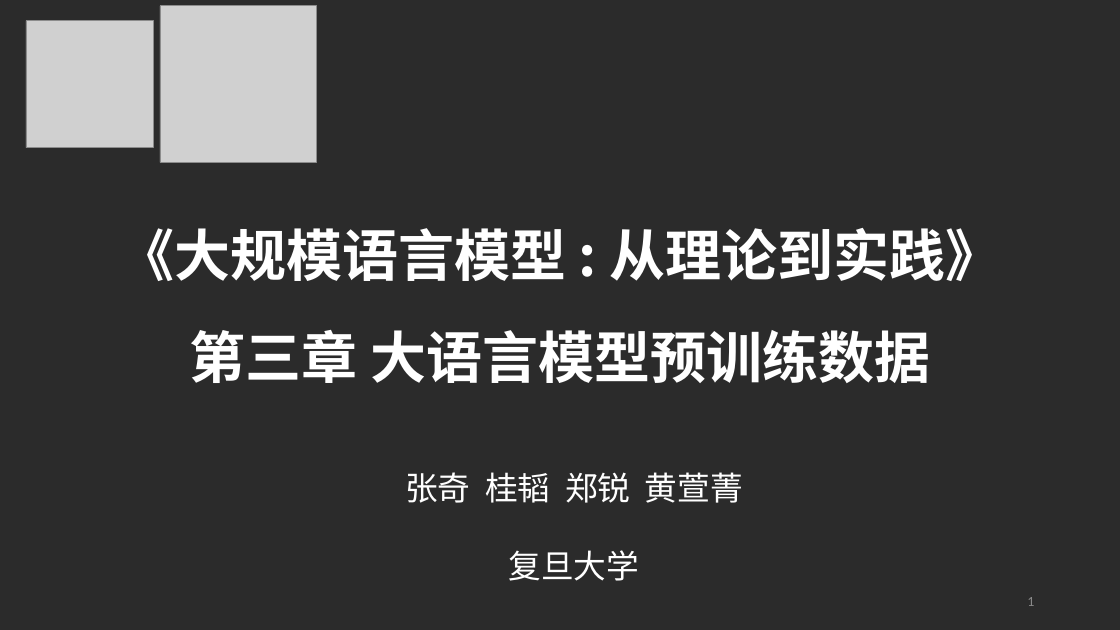
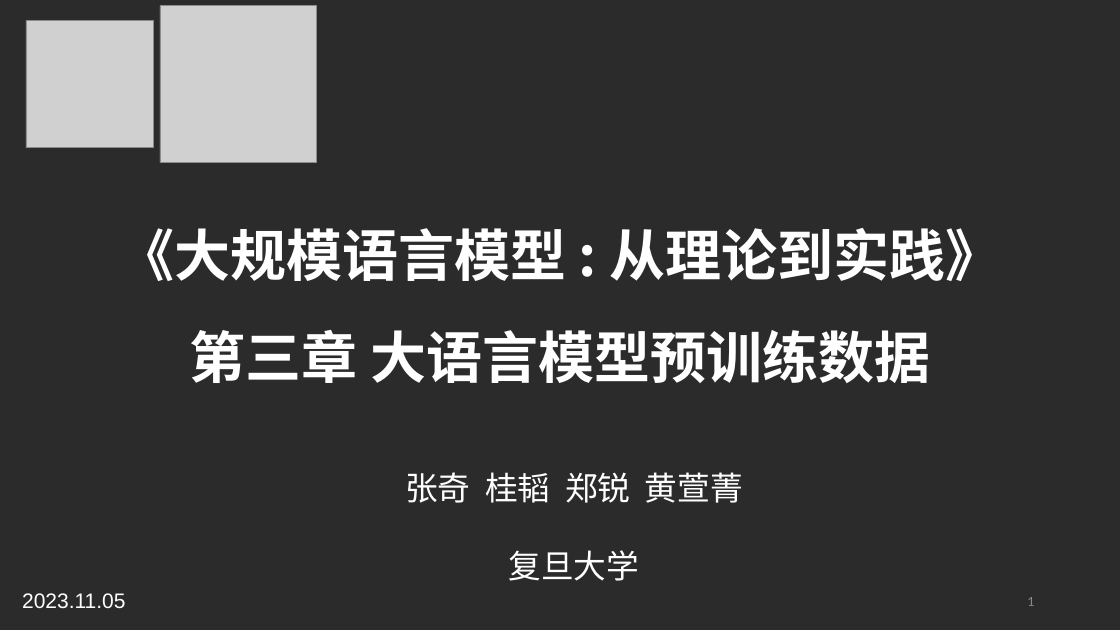
Before and after one commit to intro-llm/intro-llm.github.io, a slide deck: slide 1 of slides/ch3.pptx. Drawn at 1120x630 pixels with LibreOffice and Linux fonts; fonts in the diff are those of the drawing; grey boxes stand for pictures; background and template pictures are left out; a plain dark background stands for a picture behind light text. Boxes give left, top, right and bottom in pixels: in the first picture for what was removed or moved away, otherwise in the second. Text is boxed around its words. In the diff, an @@ line names an element or a change of style, - is before the commit and + after.

```diff
--- a/slides/ch3.pptx
+++ b/slides/ch3.pptx
@@ text added at (x1=22, y1=593, x2=125, y2=608), 18 pt, text #FFFFFF @@
+2023.11.05
```
Also in this commit, not shown: 1 other file.
